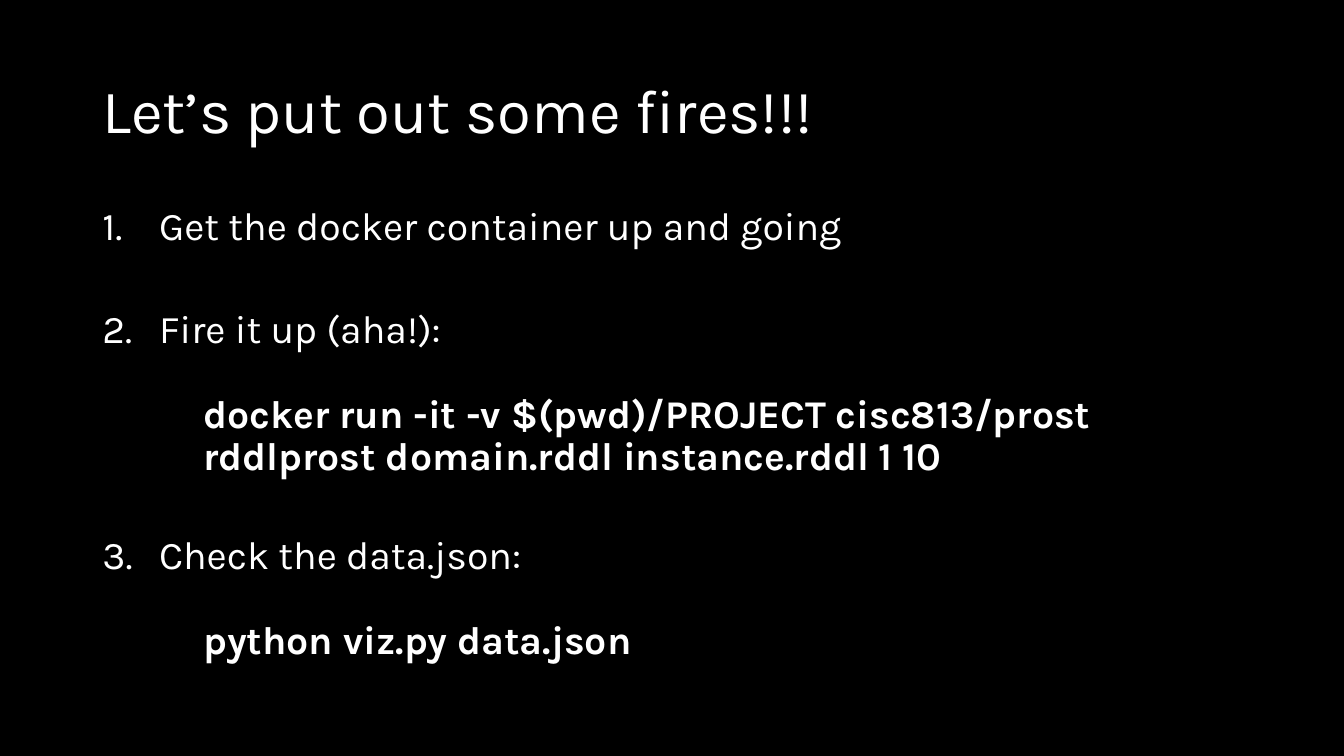
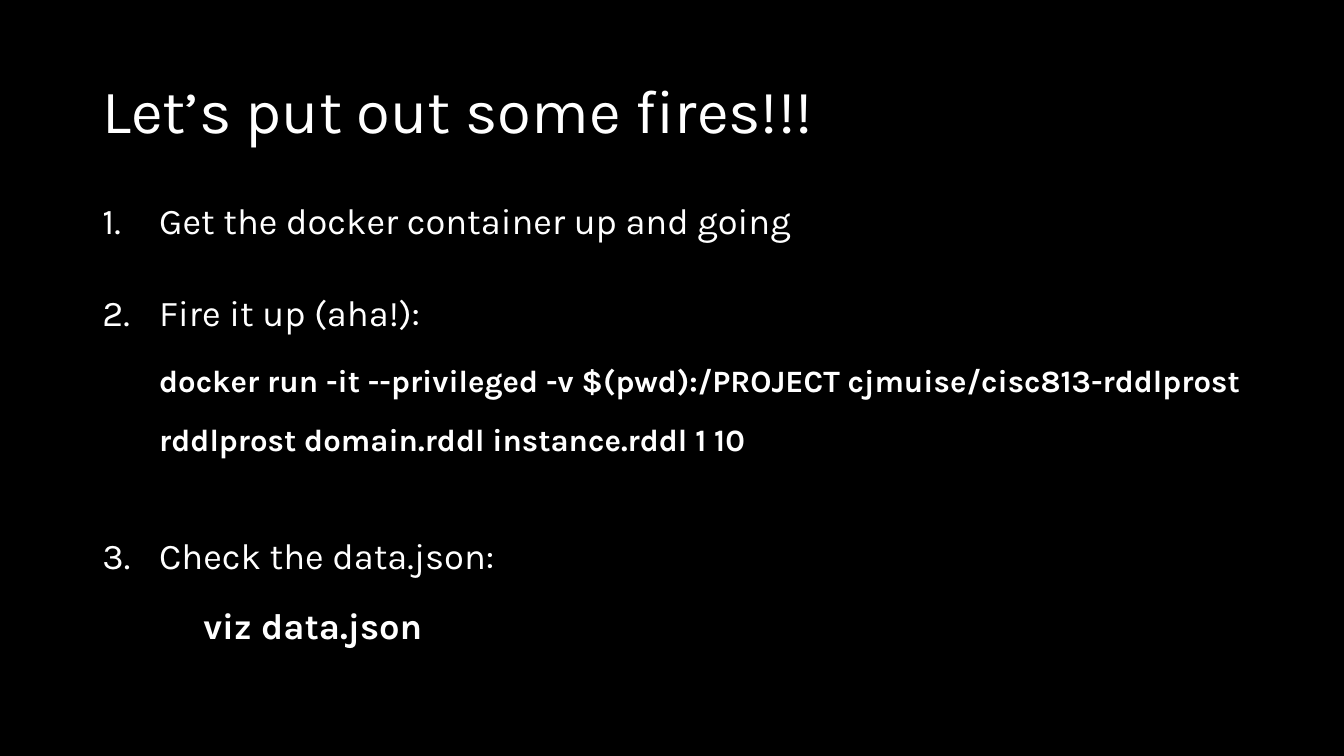
Before and after one commit to AI-Planning/modeling-in-pddl, a slide deck: slide 23 of exercises/cisc-813/rddl/slides.pptx. Drawn at 1344x756 pixels with LibreOffice and Linux fonts; fonts in the diff are those of the drawing. Boxes give left, top, right and bottom in pixels: in the first picture for what was removed or moved away, otherwise in the second. Text is boxed around its words. In the diff, an @@ line names an element or a change of style, - is before the commit and + after.

Commit message:
Finished getting the rddl tutorial ready.

```diff
--- a/exercises/cisc-813/rddl/slides.pptx
+++ b/exercises/cisc-813/rddl/slides.pptx
@@ text at bbox=[159, 209, 790, 243]: size 28 to 25.9 pt in "Get the docker container up and going"; line spacing 0.9 to 0.8 @@
@@ text at bbox=[159, 300, 1240, 648]: text changed; size 28 to 22.2 pt @@
-2. Fire it up (aha!):
-   docker run -it -v $(pwd)/PROJECT cisc813/prost
-   rddlprost domain.rddl instance.rddl 1 10
-3. Check the data.json:
-   python viz.py data.json
+2. Fire it up (aha!):
+   docker run -it --privileged -v $(pwd):/PROJECT cjmuise/cisc813-rddlprost
+   rddlprost domain.rddl instance.rddl 1 10
+3. Check the data.json:
+   viz data.json
```
Also in this commit, not shown: 2 other files.
